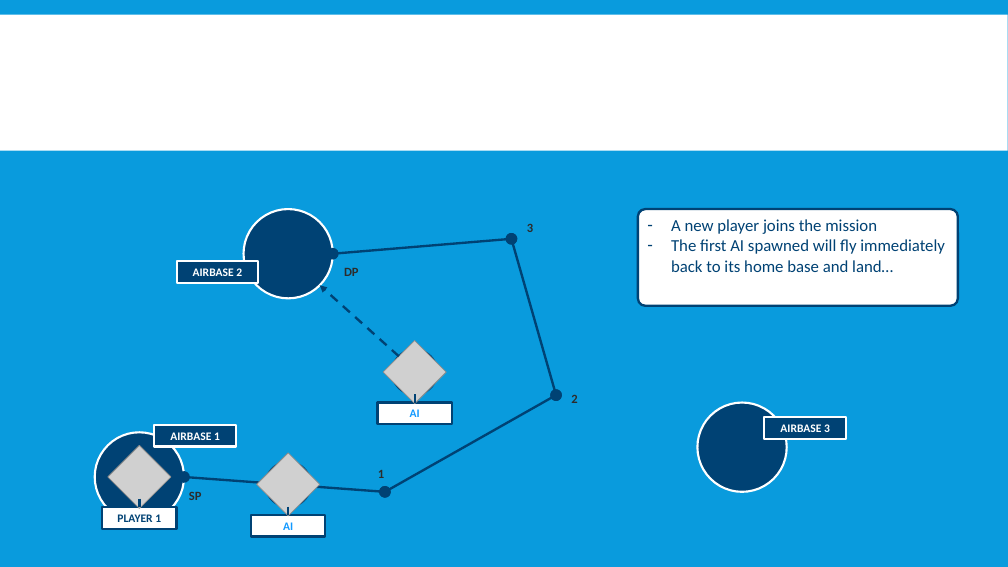
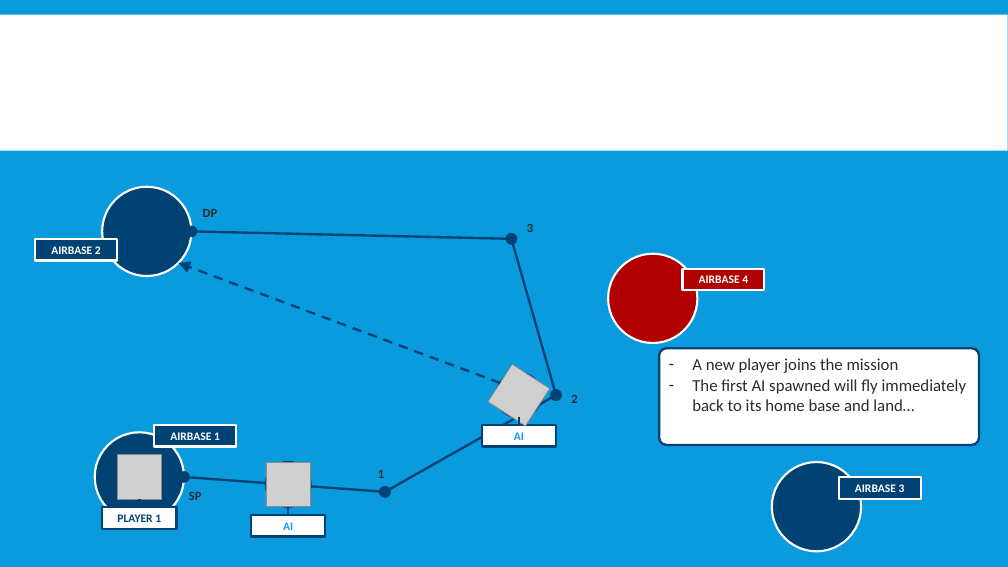
Before and after one commit to FlightControl-Master/MOOSE, a slide deck: slide 11 of Moose Training/Presentations/DCS World - MOOSE - AI Balancer.pptx (slide 10 before the commit). Drawn at 1008x567 pixels with LibreOffice and Linux fonts; fonts in the diff are those of the drawing; grey boxes stand for pictures; background and template pictures are left out. Boxes give left, top, right and bottom in pixels: in the first picture for what was removed or moved away, otherwise in the second. Text is boxed around its words. In the diff, an @@ line names an element or a change of style, - is before the commit and + after.

```diff
--- a/Moose Training/Presentations/DCS World - MOOSE - AI Balancer.pptx
+++ b/Moose Training/Presentations/DCS World - MOOSE - AI Balancer.pptx
@@ ellipse: place and size @@
-ellipse at [243,209,333,299]
+ellipse at [102,187,191,276]
@@ ellipse "DP": place and size @@
-ellipse "DP" at [333,261,370,284]
+ellipse "DP" at [191,202,228,225]
@@ rectangle "AIRBASE 2": place and size @@
-rectangle "AIRBASE 2" at [177,261,259,283]
+rectangle "AIRBASE 2" at [36,239,117,261]
@@ double arrow moved from (512, 239) - (333, 254) to (512, 239) - (191, 231) @@
@@ arrow moved from (399, 356) - (320, 285) to (501, 383) - (178, 263) @@
@@ ellipse added at [608,254,697,343], fill #B00000, outline #FFFFFF 2 pt @@
@@ rectangle added at [683,268,765,290], fill #B00000, outline #FFFFFF 2 pt, 11 pt, text #FFFFFF, bold @@
+AIRBASE 4
@@ rounded rectangle "A new player joins the ...": place and size @@
-rounded rectangle "A new player joins the ..." at [638,209,958,306]
+rounded rectangle "A new player joins the ..." at [659,349,979,445]
@@ rounded rectangle "A new player joins the ..." at [659,349,979,445]: text colour #004274 to #2C2C2C @@
@@ picture at [488,364,550,426]: rotation 45 to 303 degrees @@
@@ ellipse: place and size @@
-ellipse at [392,350,437,395]
+ellipse at [497,373,541,417]
@@ line moved from (415, 395) - (415, 402) to (519, 417) - (519, 425) @@
@@ ellipse at [108,445,171,508]: rotation 0 to 315 degrees @@
@@ rectangle "AI": place and size @@
-rectangle "AI" at [377,402,451,424]
+rectangle "AI" at [482,425,556,447]
@@ picture at [117,454,162,499]: rotation 45 to 0 degrees @@
@@ picture at [266,462,311,507]: rotation 45 to 90 degrees @@
@@ ellipse: place and size @@
-ellipse at [698,402,787,492]
+ellipse at [772,462,861,551]
@@ rectangle "AIRBASE 3": place and size @@
-rectangle "AIRBASE 3" at [765,417,846,439]
+rectangle "AIRBASE 3" at [839,477,921,499]
```
Also in this commit, not shown: 11 other slides changed, 16 slides added, 12 slides removed, 31 other files.
